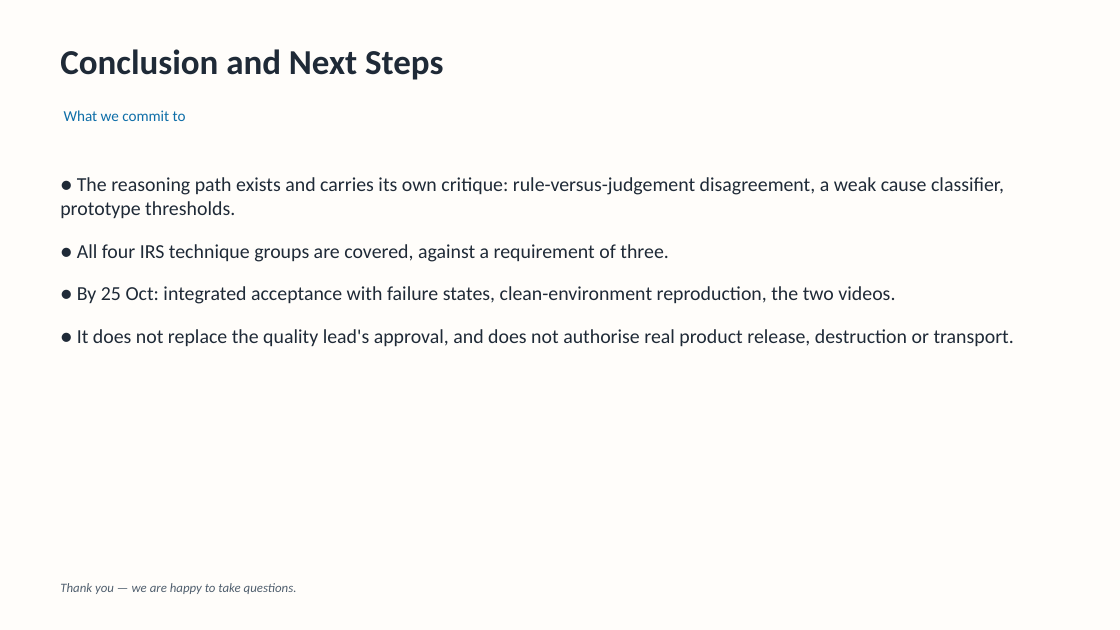
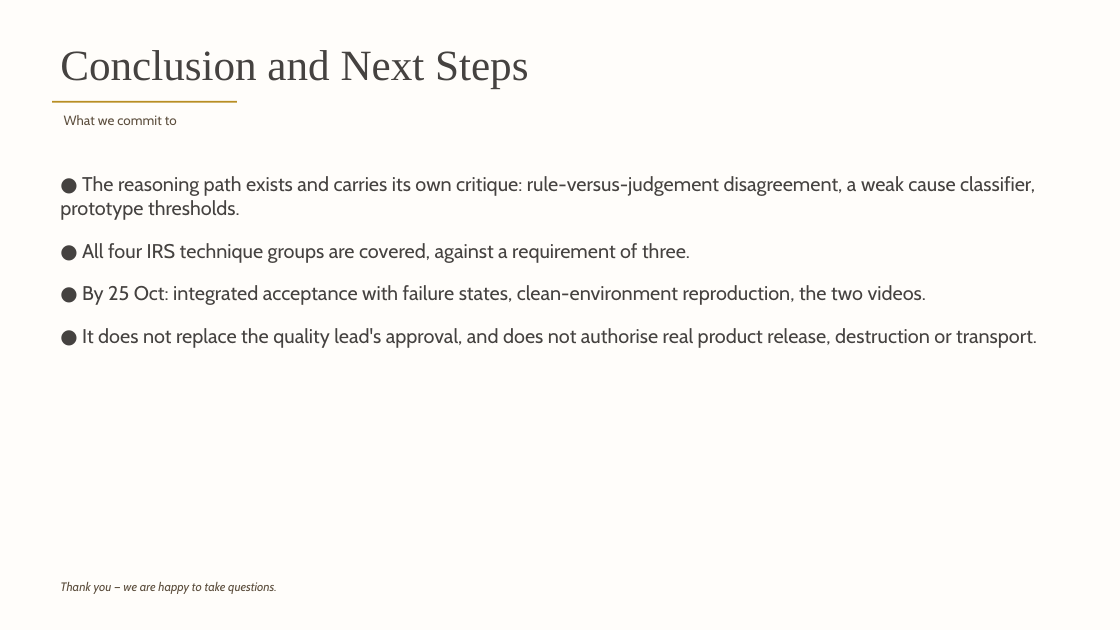
Before and after one commit to Frostash030612/PharmaColdOps, a slide deck: slide 10 of proposal/PharmaColdOps-Proposal-Presentation-Final.pptx. Drawn at 1120x630 pixels with LibreOffice and Linux fonts; fonts in the diff are those of the drawing; background and template pictures are left out. Boxes give left, top, right and bottom in pixels: in the first picture for what was removed or moved away, otherwise in the second. Text is boxed around its words. In the diff, an @@ line names an element or a change of style, - is before the commit and + after.

```diff
--- a/proposal/PharmaColdOps-Proposal-Presentation-Final.pptx
+++ b/proposal/PharmaColdOps-Proposal-Presentation-Final.pptx
@@ text "Conclusion and Next Steps" at (x1=60, y1=50, x2=528, y2=89): size 30 to 37 pt, font Calibri to Times New Roman, text colour #1F2A37 to #454240, bold off @@
@@ rectangle added at (x1=52, y1=101, x2=237, y2=103), fill #B88E23 @@
@@ text "What we commit to" at (x1=64, y1=115, x2=177, y2=125): size 13 to 11.5 pt, font Calibri to Cabin, text colour #0E6EA8 to #5C4E3D @@
@@ text "● The reasoning path exists ..." at (x1=60, y1=176, x2=1037, y2=348): font Calibri to Cabin, text colour #1F2A37 to #454240 @@
@@ text "Thank you — we are ..." at (x1=60, y1=582, x2=277, y2=594): size 11 to 10.5 pt, font Calibri to Cabin, text colour #505F6E to #5C4E3D @@
```
Also in this commit, not shown: 4 other slides changed, 9 other files.
